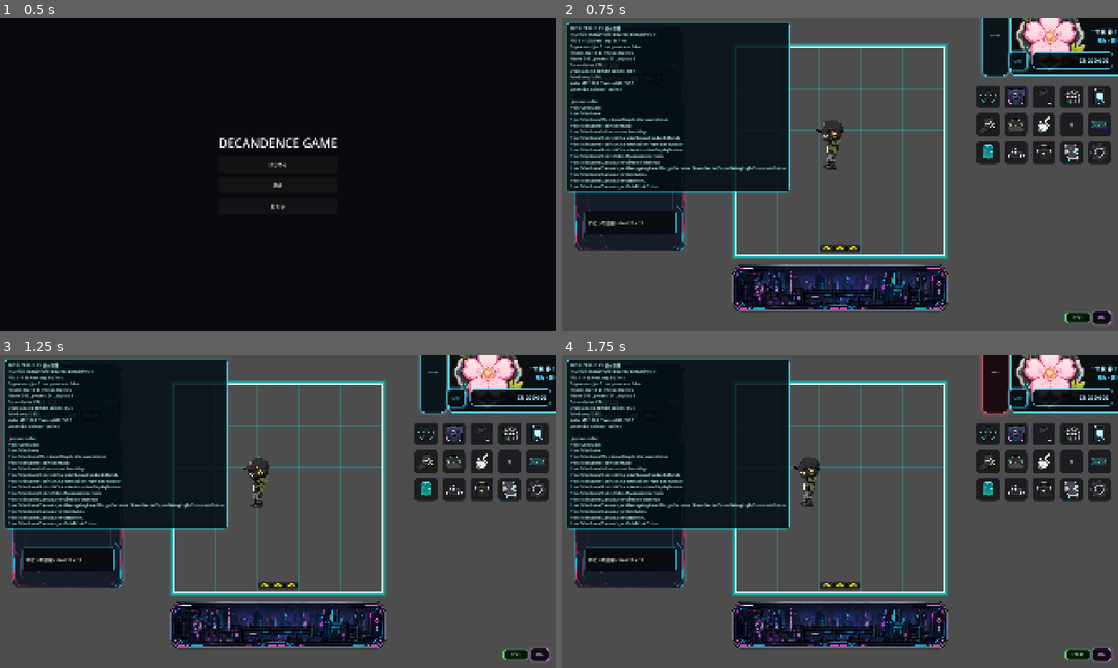
Above: before the commit, frames 1-4 (two rows, left to right).
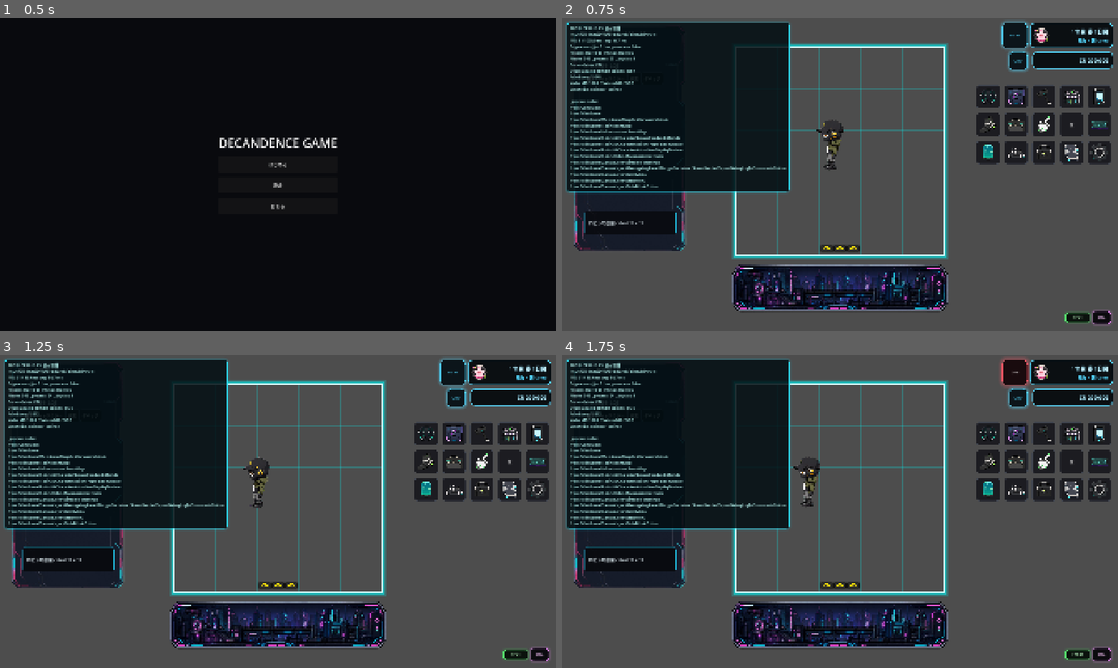
Above: after the commit, the same moments.

Repository: grimoire1089-coder/optimistic
Game: Godot game, scene res://Scenes/Boot/TitleScene.tscn
The game is run twice, just before and just after one commit, with the same random seed, the same clock (stepped at 60 frames per second) and the same inputs. Sound files missing from this copy of the repository are replaced by a short silence.
Inputs:
- Up to frame 1 (0.5 s): no input
- Up to frame 2 (0.75 s): click "はじめる" at 0.5 s
- Up to frame 3 (1.25 s): no input
- Up to frame 4 (1.75 s): click "BGM" at 1.25 s

Frame 1 is identical in both runs. In frame 2, 3.1% of the frame differs, in the area x 75-100%, y 0-20%; in frame 3, 3.1%; in frame 4, 3.2%.

Commit message:
Constrain season icon texture rect size

Diff:
--- a/Scenes/UI/HUD/ClockDisplay.tscn
+++ b/Scenes/UI/HUD/ClockDisplay.tscn
@@ -54,7 +54,10 @@
 unique_name_in_owner = true
 custom_minimum_size = Vector2(56, 56)
 layout_mode = 2
+size_flags_horizontal = 4
+size_flags_vertical = 4
 tooltip_text = "季節"
+expand_mode = 1
 stretch_mode = 5
 
 [node name="VBoxContainer" type="VBoxContainer" parent="HBoxContainer/PanelContainer/MarginContainer/ContentHBox"]
